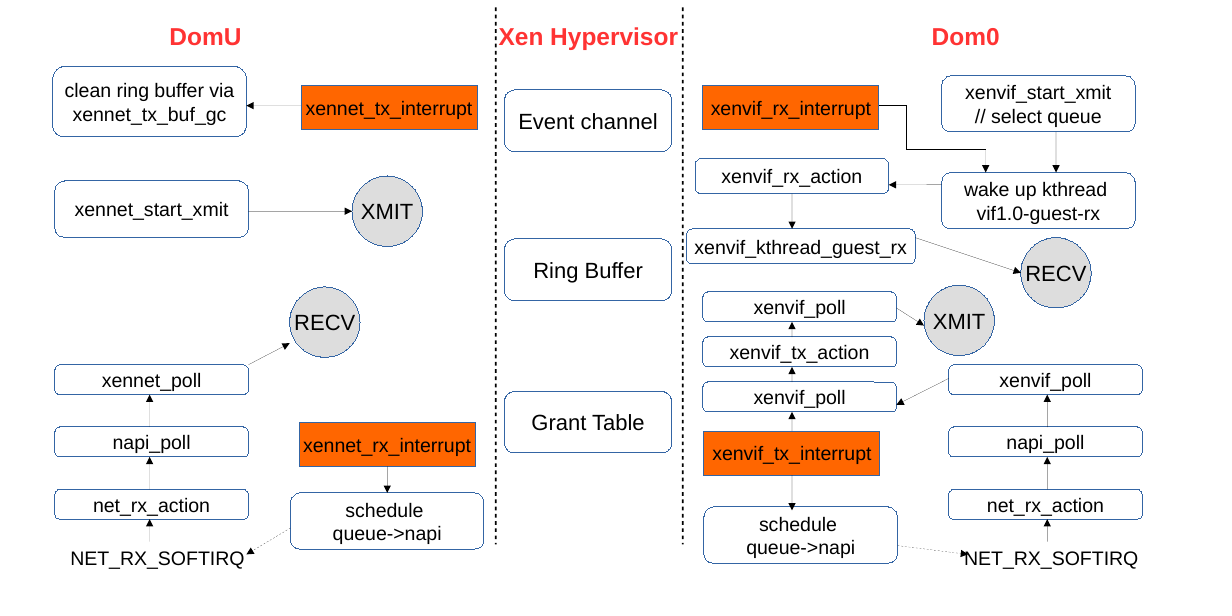
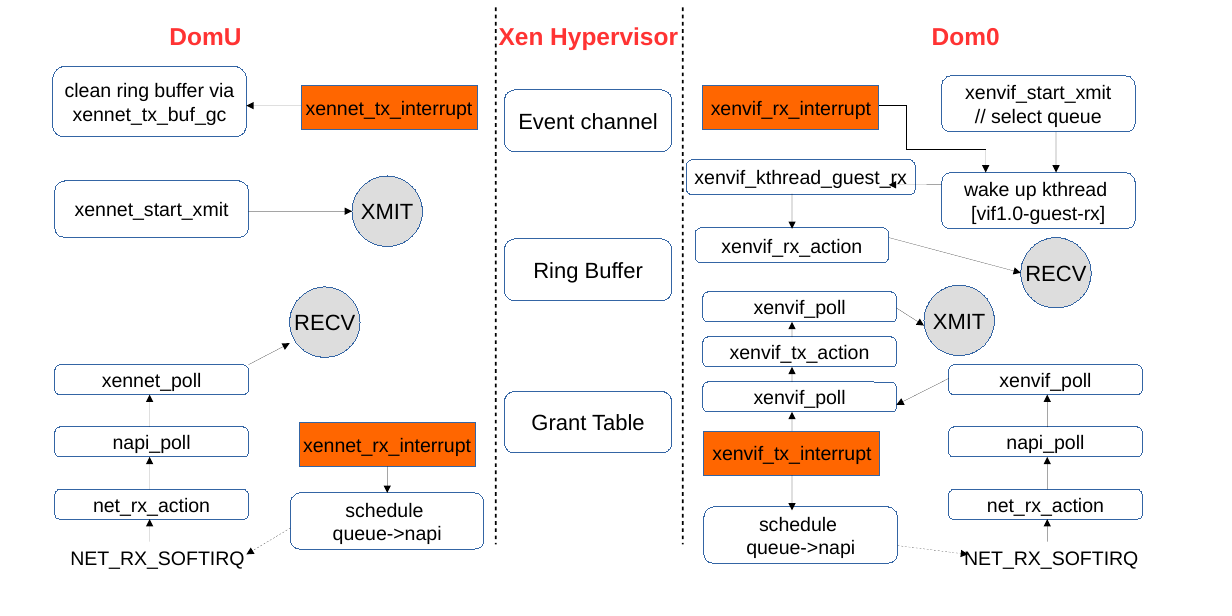
Before and after one commit to finallyjustice/xen-networking, a slide deck: slide 1 of figures/irq_napi.odp. Drawn at 1232x616 pixels with LibreOffice and Linux fonts; fonts in the diff are those of the drawing. Boxes give left, top, right and bottom in pixels: in the first picture for what was removed or moved away, otherwise in the second. Text is boxed around its words. In the diff, an @@ line names an element or a change of style, - is before the commit and + after.

```diff
--- a/figures/irq_napi.odp
+++ b/figures/irq_napi.odp
@@ rounded rectangle "xenvif_kthread_guest_rx": place and size @@
-rounded rectangle "xenvif_kthread_guest_rx" at (686,229,915,264)
+rounded rectangle "xenvif_kthread_guest_rx" at (686,159,915,194)
@@ text in rounded rectangle at (971,205,1105,224): text changed @@
-vif1.0-guest-rx
+[vif1.0-guest-rx]
@@ rounded rectangle "xenvif_rx_action": place and size @@
-rounded rectangle "xenvif_rx_action" at (695,158,889,194)
+rounded rectangle "xenvif_rx_action" at (695,228,889,263)
@@ arrow moved from (915, 238) - (1021, 273) to (889, 238) - (1021, 273) @@
```
Also in this commit, not shown: 4 other files.
